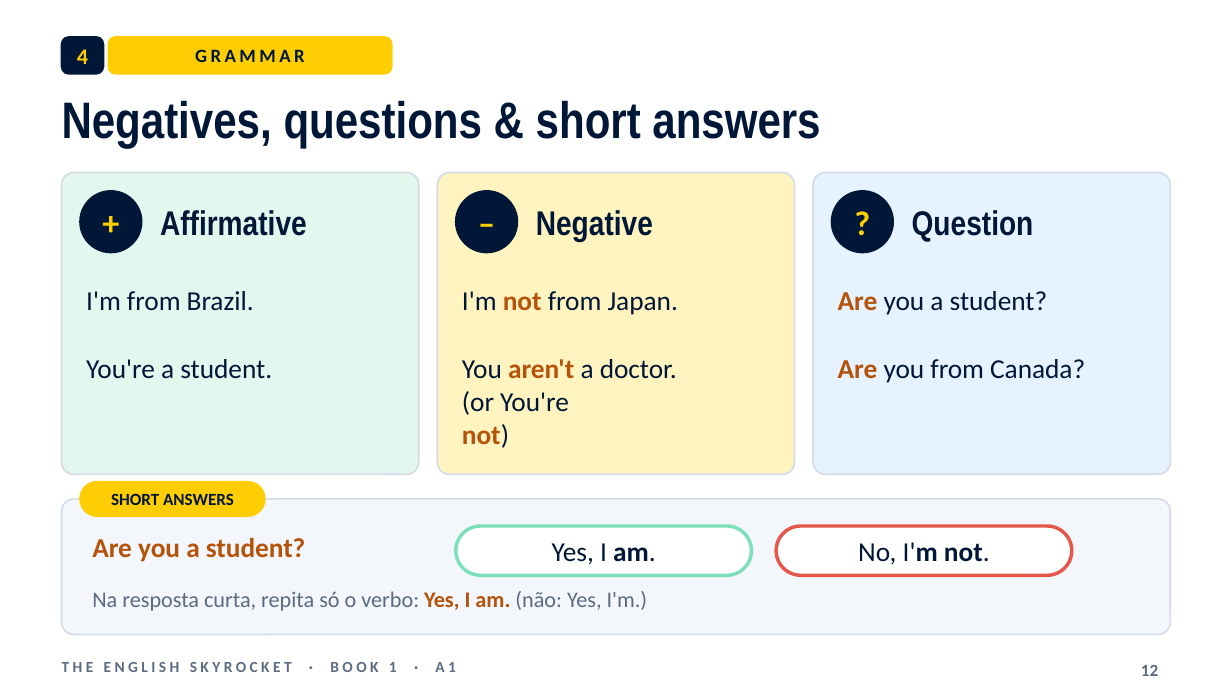
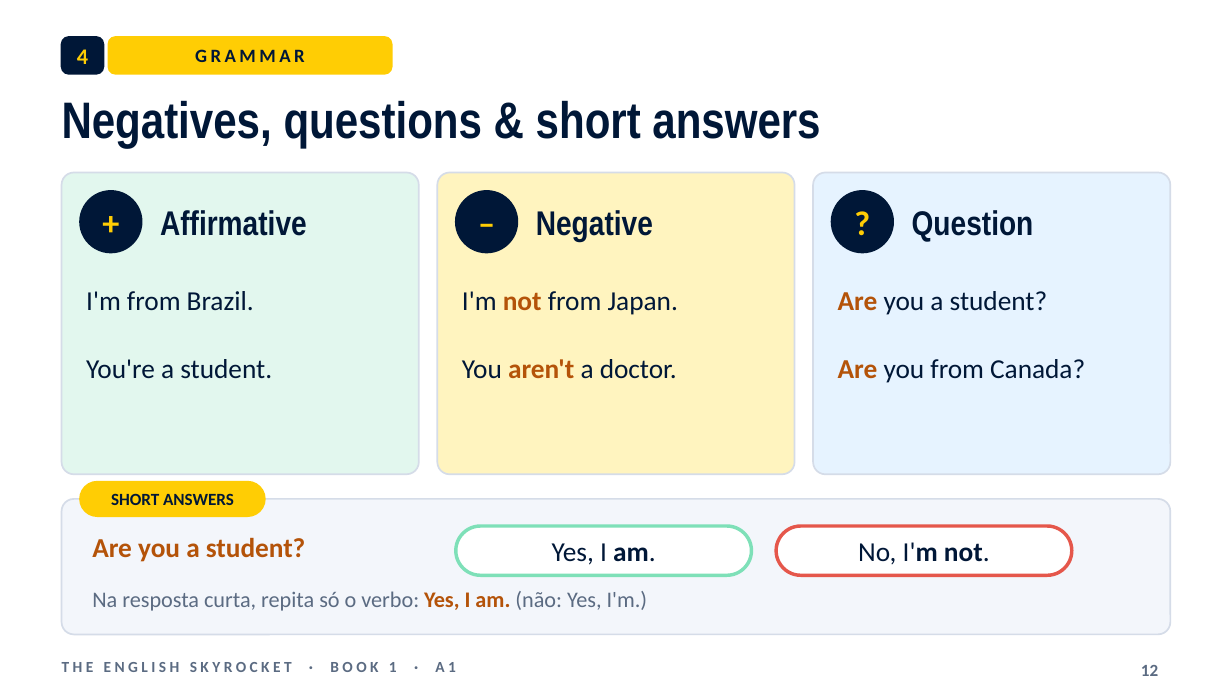
Before and after one commit to raulpivoto/MasterEnglishTeaching, a slide deck: slide 12 of curso-ingles/book1/Book1_Unit01.pptx. Drawn at 1232x693 pixels with LibreOffice and Linux fonts; fonts in the diff are those of the drawing. Boxes give left, top, right and bottom in pixels: in the first picture for what was removed or moved away, otherwise in the second. Text is boxed around its words. In the diff, an @@ line names an element or a change of style, - is before the commit and + after.

```diff
--- a/curso-ingles/book1/Book1_Unit01.pptx
+++ b/curso-ingles/book1/Book1_Unit01.pptx
@@ text at box(462, 391, 569, 448): paragraphs removed @@
-(or You're
-not)
```
Also in this commit, not shown: 2 other files.
